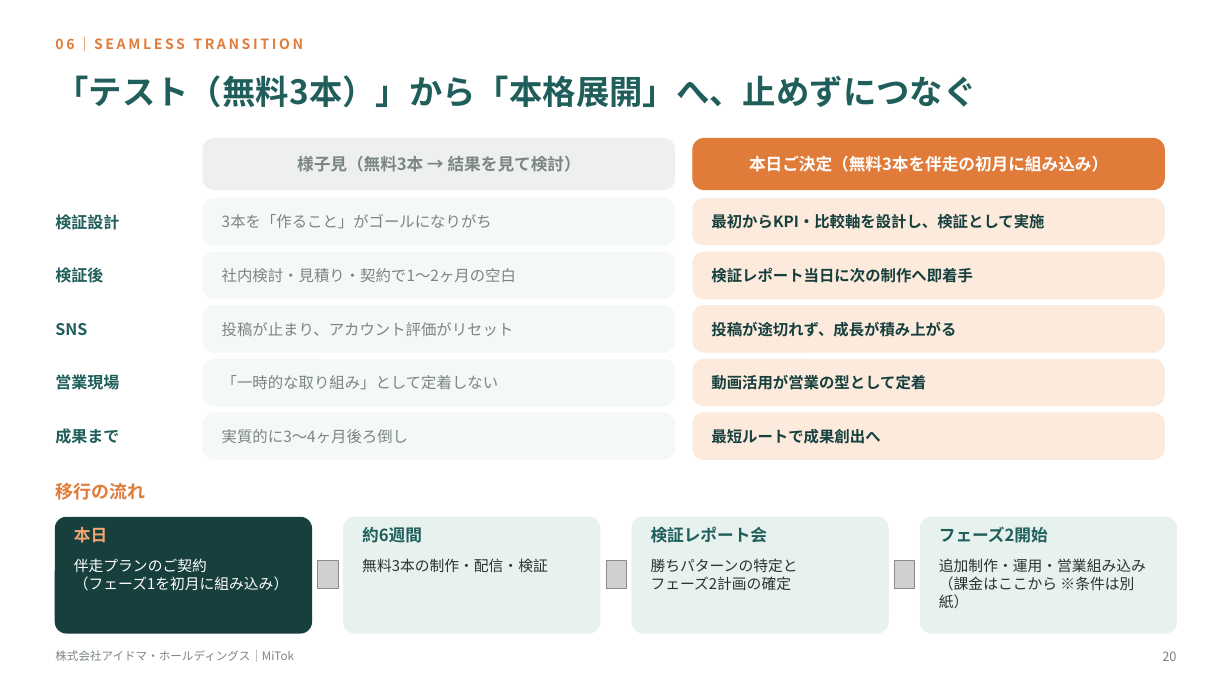
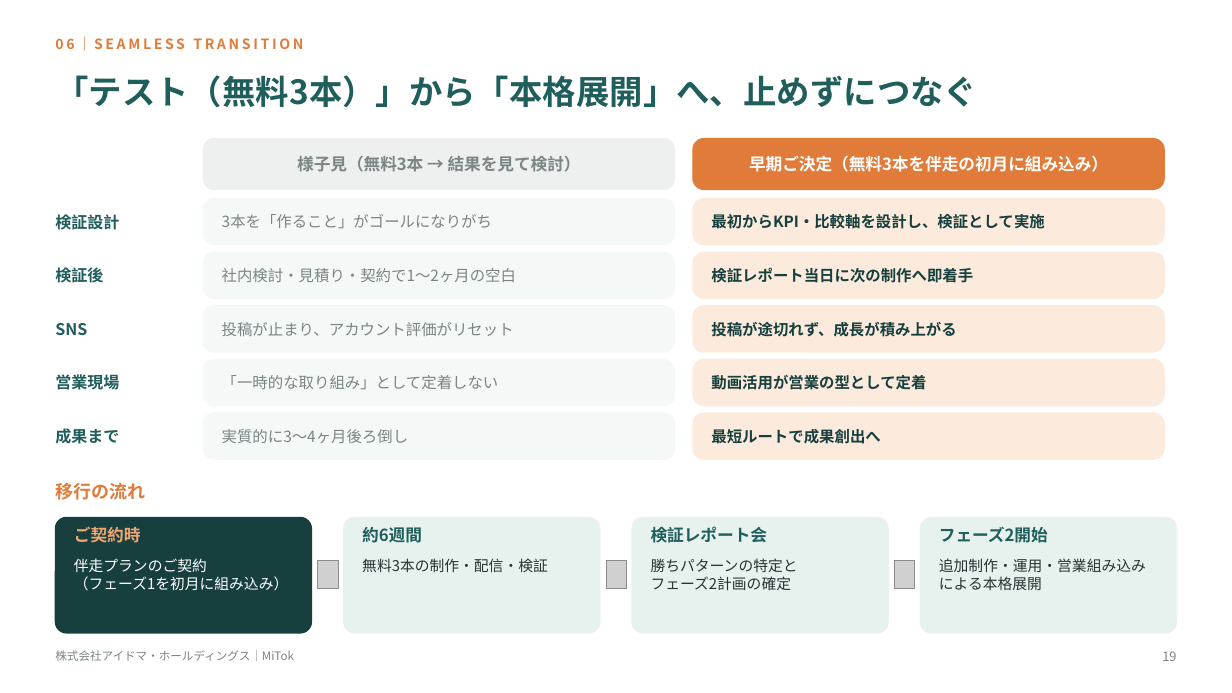
Before and after one commit to sugimoto-jpg/crow_dunit, a slide deck: slide 19 of proposals/mirai-sekkei_mitok_proposal.pptx (slide 20 before the commit). Drawn at 1232x693 pixels with LibreOffice and Linux fonts; fonts in the diff are those of the drawing; grey boxes stand for pictures. Boxes give left, top, right and bottom in pixels: in the first picture for what was removed or moved away, otherwise in the second. Text is boxed around its words. In the diff, an @@ line names an element or a change of style, - is before the commit and + after.

```diff
--- a/proposals/mirai-sekkei_mitok_proposal.pptx
+++ b/proposals/mirai-sekkei_mitok_proposal.pptx
@@ text at [749, 156, 1108, 172]: text changed @@
-本日ご決定（無料3本を伴走の初月に組み込み）
+早期ご決定（無料3本を伴走の初月に組み込み）
@@ text at [74, 526, 141, 543]: text changed @@
-本日
+ご契約時
@@ text at [939, 576, 1042, 590]: text changed @@
-（課金はここから ※条件は別紙）
+による本格展開
@@ text at [1162, 651, 1176, 661]: text changed @@
-20
+19
```
Also in this commit, not shown: 4 other slides changed, 1 slide added, 1 slide removed.
